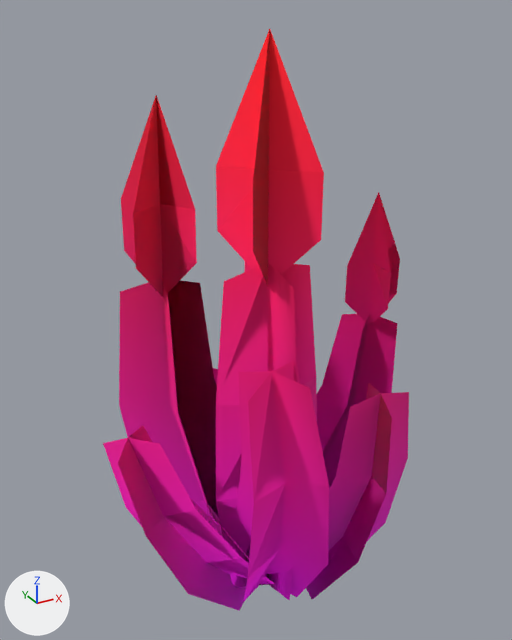
One commit to the glTF model assets/synty/synty-plant-purpleflower-01.gltf: the scene before it, then after it.
Before and after are seen from a 50 mm camera at (-0.576, -1.006, 1.096) aimed at (-0.005, 0.031, 0.577). Arrows for +X, +Y and +Z are at lower left; the lights stay in place. The older version comes first. Vertices at exactly the same position are counted once.

In view in the first picture: 'SM_Plant_PurpleFlower_01'.
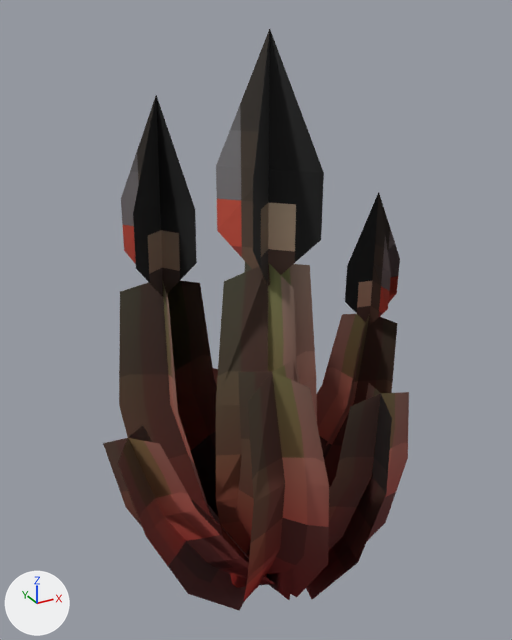
Boxes [x1, y1, x2, y2] around the edits, measured in the pictures (512 x 640 px):
```json
{"object": "SM_Plant_PurpleFlower_01", "change": "surface changed, recoloured", "before": [103, 29, 409, 611], "after": [103, 29, 409, 611], "on screen": "darker"}
{"part": 1, "of": "me_sm_plant_purpleflower_01", "change": "recoloured", "before": [126, 403, 407, 611], "after": [126, 403, 407, 611], "on screen": "darker"}
{"part": 2, "of": "me_sm_plant_purpleflower_01", "change": "recoloured", "before": [103, 29, 409, 576], "after": [103, 29, 409, 576], "on screen": "darker"}
```

Edits to the scene script, one JSON object a line:
```json
{"op": "add", "block": "img_image_0", "code": ["img_image_0 = load_image('Image_0', '_unpacked/Image_0', 512, 512, 'sRGB')"]}
{"op": "add", "block": "mat_tree", "code": "n3 = _N.new('ShaderNodeMix'); n3.name = 'Mix'"}
{"op": "add", "block": "mat_tree", "code": "n3.data_type = 'RGBA'"}
{"op": "add", "block": "mat_tree", "code": "n3.blend_type = 'MULTIPLY'"}
{"op": "add", "block": "mat_tree", "code": "n3.inputs[0].default_value = 1.0  # 'Factor'"}
{"op": "add", "block": "mat_tree", "code": "n4 = _N.new('ShaderNodeTexImage'); n4.name = 'Image Texture'"}
{"op": "add", "block": "mat_tree", "code": "n4.image = img_image_0"}
{"block": "mat_tree", "where": "n2 = _N.new('ShaderNodeVertexColor'); n2.name = 'Color Attribute'"}
{"block": "mat_tree", "where": "n0 = _N.new('ShaderNodeBsdfPrincipled'); n0.name = 'Principled BSDF'"}
{"op": "remove", "block": "mat_tree", "code": "_L.new(n2.outputs[0], n0.inputs[0])  # 'Color' to 'Base Color'"}
{"op": "add", "block": "mat_tree", "code": "_L.new(n3.outputs[2], n0.inputs[0])  # 'Result' to 'Base Color'"}
{"op": "add", "block": "mat_tree", "code": "_L.new(n2.outputs[0], n3.inputs[7])  # 'Color' to 'B'"}
{"op": "add", "block": "mat_tree", "code": "_L.new(n4.outputs[0], n3.inputs[6])  # 'Color' to 'A'"}
{"block": "me_sm_plant_purpleflower_01", "where": "me_sm_plant_purpleflower_01.from_pydata(...)  # 184 vertices, 216 faces; spans x -0.314..0.314, y -0.248..0.257, z -0.012..1.071"}
{"block": "me_sm_plant_purpleflower_01", "where": "# used by ob_sm_plant_purpleflower_01; location = (0.0, 0.0, 0.0)"}
{"block": "me_sm_plant_purpleflower_01", "change": "me_sm_plant_purpleflower_01 part 1: 93 faces centred in x -0.24..0.24, y -0.203..0.225, z 0.03..0.285 are repainted in the vertex colours; the middle colour goes from pink #ff00da to red #ff4c4c"}
{"block": "me_sm_plant_purpleflower_01", "change": "me_sm_plant_purpleflower_01 part 2: 123 faces centred in x -0.293..0.292, y -0.227..0.236, z 0.286..0.941 are repainted in the vertex colours; the middle colour goes from pink #ff0087 to pink #ffc1c1"}
```
